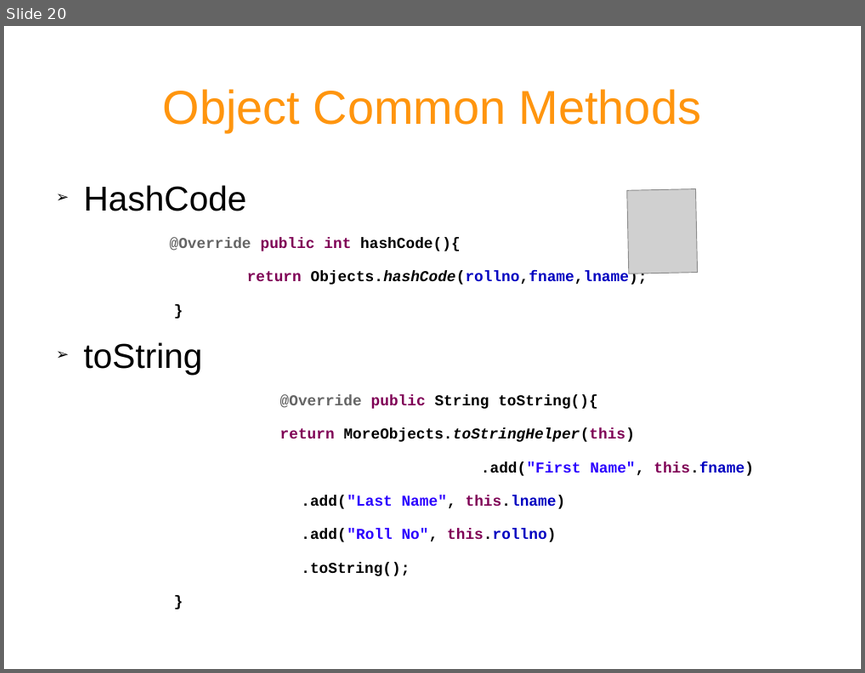
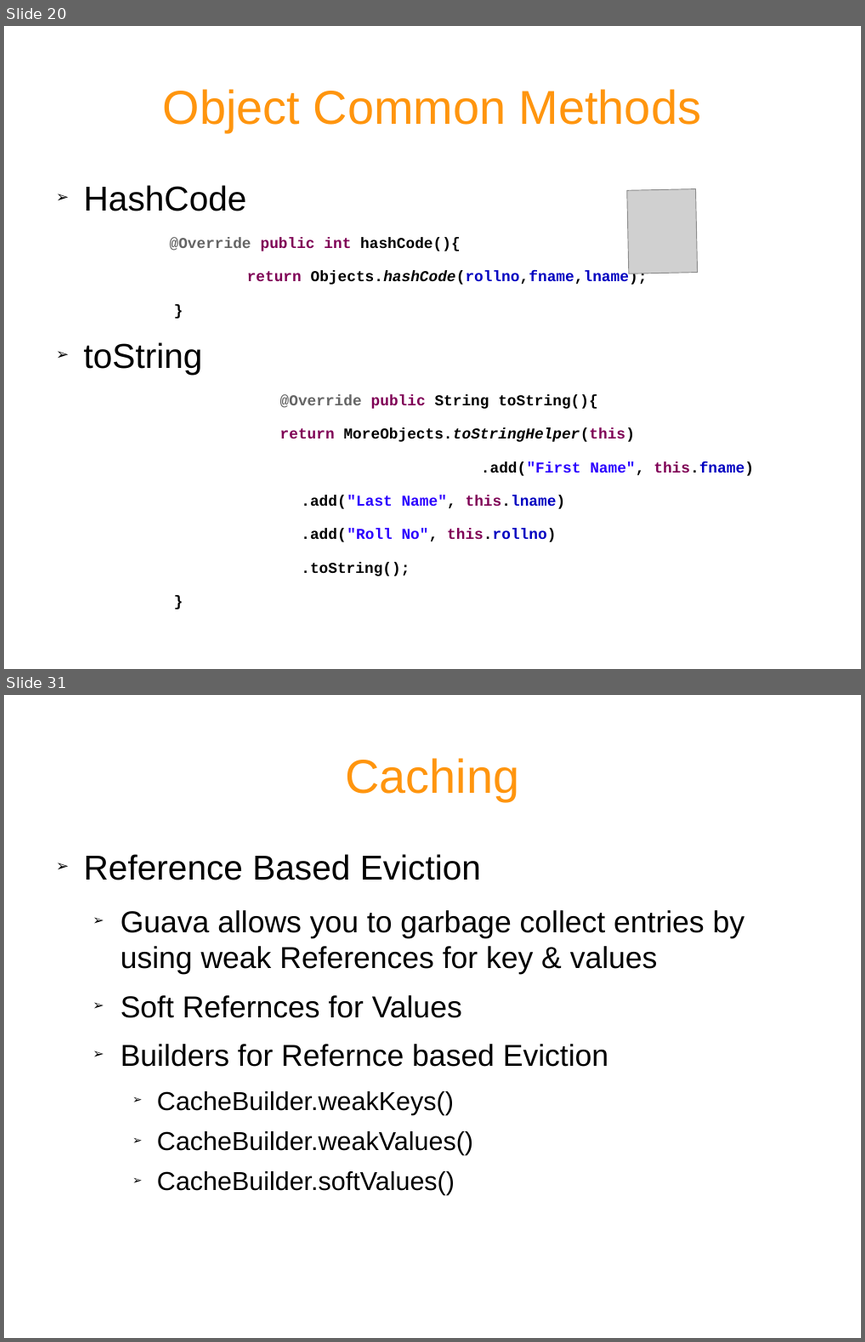
Before and after one commit to rohitvvv/published-papers, a slide deck: Gauva.odp. Shown one above the other, each under a label of ours: slide 20 before the commit, slides 20 and 31 after it; the slides between them are not shown. The pictures are 865x673 and 865x1342 pixels, drawn with LibreOffice and Linux fonts; fonts in the diff are those of the drawing; grey boxes stand for pictures. Boxes give left, top, right and bottom in pixels: in the first picture for what was removed or moved away, otherwise in the second. Text is boxed around its words. In the diff, an @@ line names an element or a change of style, - is before the commit and + after.

```diff
--- a/Gauva.odp
+++ b/Gauva.odp
@@ slide 31 added at [4,695,861,1338], background #FFFFFF @@
@@ title added at [345,758,519,801], 44 pt, text #FF950E @@
+Caching
@@ text added at [84,854,745,1195], 28 pt, text #000000 @@
+➢ Reference Based Eviction
+  ➢ Guava allows you to garbage collect entries by using weak References for key & values
+  ➢ Soft Refernces for Values
+  ➢ Builders for Refernce based Eviction
+    ➢ CacheBuilder.weakKeys()
+    ➢ CacheBuilder.weakValues()
+    ➢ CacheBuilder.softValues()
```
Also in this commit, not shown: 7 slides changed, 10 other slides added, 1 slide removed.
